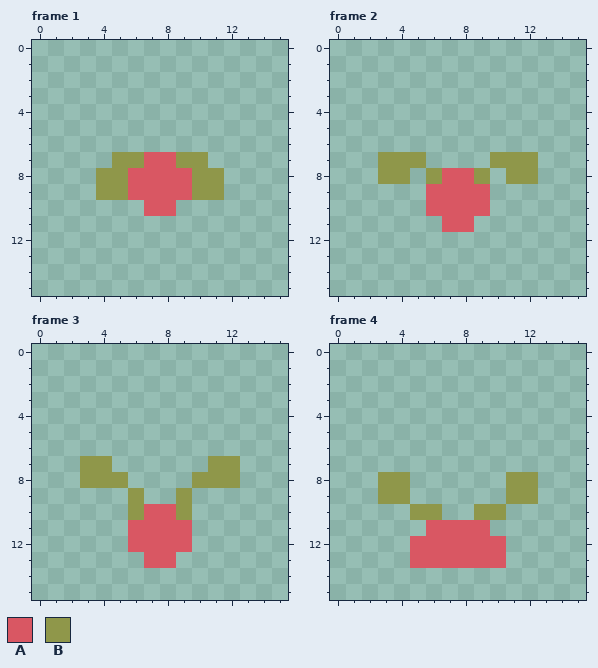
Pixel-art file, stored at assets/images/ball-with-ears.aseprite. This is how it looked before the edit.
16x16 pixels, 9 frames. Shown: frame 1, frame 2, frame 3, frame 4. The commit also changed other frames, which this record leaves out.
Palette (. is transparent): A #d95763  B #8f974a
Once edited:
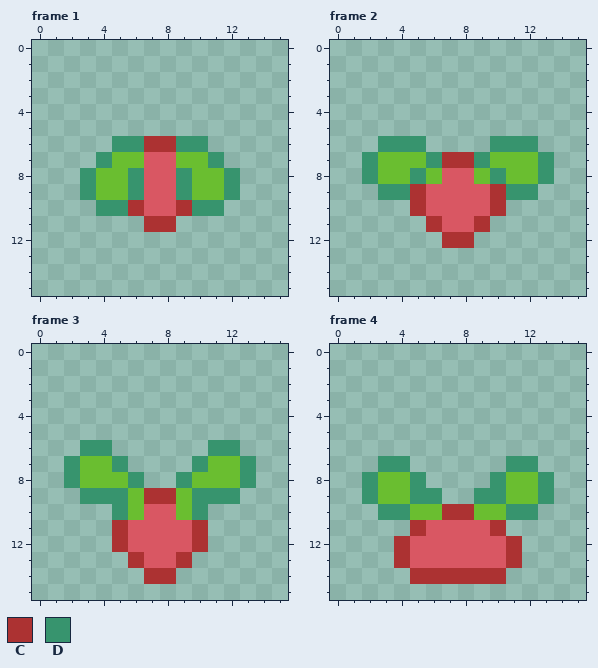
Colours new in this view: C #ac3232  D #37946e
What changed:
layer "Layer 3" added
layer "Layer 4" added
Colour B changes from #8f974a to #6abe30.
Frame 1, layers "Layer 4", "Layer 3":
The author put colour C in row 6 at x 7 to 8; in row 10 at x 6 and 9; in row 11 at x 7 to 8.
The author put colour D in row 6 at x 5 to 6 and 9 to 10; in row 7 at x 4 and 11; in rows 8 to 9 at x 3 and 12; in row 10 at x 4 to 5 and 10 to 11.
Colour A becomes colour D in rows 8 to 9 at x 6 and 9.
Frame 2, layers "Layer 4", "Layer 3":
The author put colour C in row 7 at x 7 to 8; in rows 9 to 10 at x 5 and 10; in row 11 at x 6 and 9; in row 12 at x 7 to 8.
The author put colour D in row 6 at x 3 to 5 and 10 to 12; in row 7 at x 2, 6, 9 and 13; in row 8 at x 2, 5, 10 and 13; in row 9 at x 3 to 4 and 11 to 12.
Frame 3, layers "Layer 4", "Layer 3":
The author put colour C in row 9 at x 7 to 8; in rows 11 to 12 at x 5 and 10; in row 13 at x 6 and 9; in row 14 at x 7 to 8.
The author put colour D in row 6 at x 3 to 4 and 11 to 12; in row 7 at x 2, 5, 10 and 13; in row 8 at x 2, 6, 9 and 13; in row 9 at x 3 to 5 and 10 to 12; in row 10 at x 5 and 10.
Frame 4, layers "Layer 4", "Layer 3":
The author put colour C in row 10 at x 7 to 8; in row 11 at x 5 and 10; in rows 12 to 13 at x 4 and 11; in row 14 at x 5 to 10.
The author put colour D in row 7 at x 3 to 4 and 11 to 12; in row 8 at x 2, 5, 10 and 13; in row 9 at x 2, 5 to 6, 9 to 10 and 13; in row 10 at x 3 to 4 and 11 to 12.
